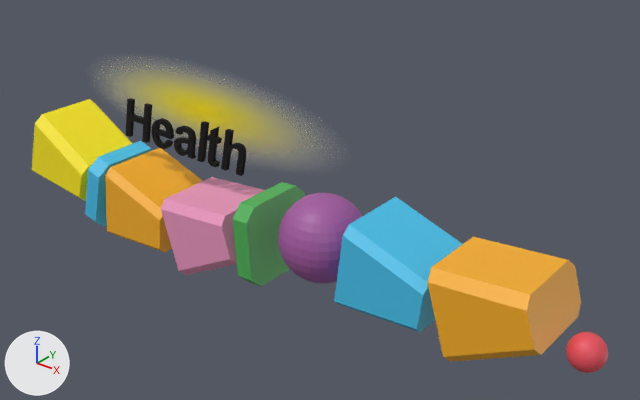
Two versions of the Blender file models/ui/healthbar.blend, one commit apart.
The view is the same before and after, from a 50 mm camera at (2.57, -3.38, 2.44) aimed at (-0.28, 0.19, 0.23). The axes (+X, +Y, +Z) are drawn at lower left. The lights are the same throughout.

Names of what the first picture shows: '1', '1.001', '2', '3', '3.001', '4', '5', '6', '6.001', 'Plane', 'ST2:HealthFrozen.005'.
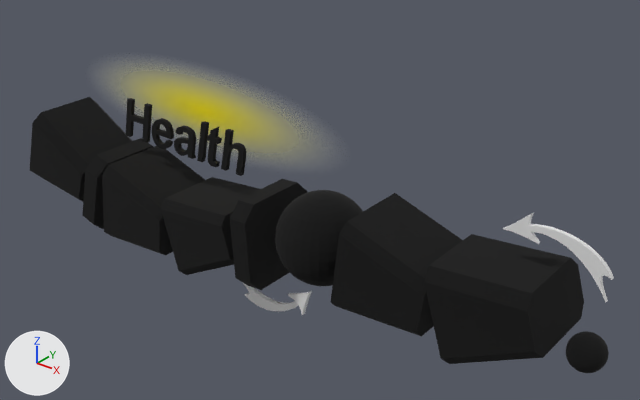
What differs and where, as boxes (x1, y1, x2, y2) in the pictures (640 x 400 px):
'1.001', recoloured, modifiers changed: before (427, 237, 581, 362); after (424, 234, 584, 364)
'3.001', recoloured, modifiers changed: before (334, 197, 462, 332); after (331, 193, 463, 336)
'3', recoloured, modifiers changed (6% wider): before (105, 148, 202, 252); after (102, 146, 205, 255)
'4', recoloured, modifiers changed: before (32, 99, 133, 201); after (30, 97, 132, 202)
'1', recoloured: (161, 177, 265, 275) in both
'6', modifiers changed: before (278, 193, 362, 284); after (275, 190, 363, 286)
'2', recoloured, modifiers changed: before (232, 182, 305, 287); after (230, 179, 307, 290)
'5', recoloured, modifiers changed: before (85, 141, 153, 227); after (82, 138, 153, 229)
'Mesh_0', added: after (503, 213, 614, 303)
'6.001', modifiers changed: before (566, 332, 608, 373); after (566, 331, 609, 373)
'Mesh_0.001', added: after (243, 283, 312, 315)

The change, as a list of edits to the scene's bpy script:
```text
Change me_cube_001:
    where me_cube_001.from_pydata(...)  # 20 vertices, 10 faces, 2 loose edges; spans x -1.0..1.24, y -1.02..1.02, z -1.0..1.24
    add me_cube_001.materials.append(mat_material)  # black #000000
Change me_cube_002:
    where me_cube_002.from_pydata(...)  # 20 vertices, 10 faces, 2 loose edges; spans x -1.0..1.24, y -1.04..1.03, z -1.04..1.24
    add me_cube_002.materials.append(mat_material)  # black #000000
Change me_cube_003:
    where me_cube_003.from_pydata(...)  # 20 vertices, 10 faces, 2 loose edges; spans x -1.0..1.24, y -1.02..1.02, z -1.0..1.24
    add me_cube_003.materials.append(mat_material)  # black #000000
Change me_cube_004:
    where me_cube_004.from_pydata(...)  # 18 vertices, 10 faces, 1 loose edge; spans x -1.0..1.24, y -1.02..1.0, z -1.0..1.24
    add me_cube_004.materials.append(mat_material)  # black #000000
Change me_cube_005:
    where me_cube_005.from_pydata(...)  # 18 vertices, 10 faces, 1 loose edge; spans x -1.0..1.24, y -1.0..1.03, z -1.0..1.24
    add me_cube_005.materials.append(mat_material)  # black #000000
Change me_cube_006:
    where me_cube_006.from_pydata(...)  # 18 vertices, 10 faces, 1 loose edge; spans x -1.0..1.24, y -1.02..1.0, z -1.0..1.24
    add me_cube_006.materials.append(mat_material)  # black #000000
Change me_cube_007:
    where me_cube_007.from_pydata(...)  # 20 vertices, 10 faces, 2 loose edges; spans x -1.0..1.24, y -1.02..1.02, z -1.0..1.24
    add me_cube_007.materials.append(mat_material)  # black #000000
Change ob_6:
    add _m = ob_6.modifiers.new('Solidify', 'SOLIDIFY')
    add _m.thickness = -0.06
    add _m.material_offset = 1
    add _m.use_flip_normals = True
Change ob_1:
    add _m = ob_1.modifiers.new('Solidify', 'SOLIDIFY')
    add _m.thickness = 0.08
    add _m.material_offset = 1
    add _m.use_flip_normals = True
Change ob_2:
    add _m = ob_2.modifiers.new('Solidify', 'SOLIDIFY')
    add _m.thickness = -0.1
    add _m.material_offset = 1
    add _m.use_flip_normals = True
Change ob_3:
    add _m = ob_3.modifiers.new('Solidify', 'SOLIDIFY')
    add _m.thickness = -0.08
    add _m.material_offset = 1
    add _m.use_flip_normals = True
Change ob_4:
    add _m = ob_4.modifiers.new('Solidify', 'SOLIDIFY')
    add _m.thickness = -0.06
    add _m.material_offset = 1
    add _m.use_flip_normals = True
Change ob_5:
    add _m = ob_5.modifiers.new('Solidify', 'SOLIDIFY')
    add _m.thickness = -0.1
    add _m.material_offset = 1
    add _m.use_flip_normals = True
Change ob_6_001:
    add _m = ob_6_001.modifiers.new('Solidify', 'SOLIDIFY')
    add _m.thickness = 0.1
    add _m.offset = -0.713
    add _m.material_offset = 1
    add _m.use_even_offset = True
    add _m.use_flip_normals = True
Change ob_1_001:
    add _m = ob_1_001.modifiers.new('Solidify', 'SOLIDIFY')
    add _m.thickness = -0.06
    add _m.material_offset = 1
    add _m.use_flip_normals = True
Change ob_3_001:
    add _m = ob_3_001.modifiers.new('Solidify', 'SOLIDIFY')
    add _m.thickness = -0.08
    add _m.material_offset = 1
    add _m.use_flip_normals = True
Add ob_mesh_0_001:
    ob_mesh_0_001 = bpy.data.objects.new('Mesh_0.001', me_mesh_0_001)  # 430 vertices, 404 faces; spans x -0.0476..0.0502, y -0.0468..0.0521, z -0.0025..0.0025
    ob_mesh_0_001.location = (-0.479, 0.0, -0.362)
    ob_mesh_0_001.rotation_euler = (-1.571, -2.535, 0.0)  # degrees (-90, -145, 0)
    ob_mesh_0_001.scale = (4.8, 4.8, 4.8)
Add ob_mesh_0:
    ob_mesh_0 = bpy.data.objects.new('Mesh_0', me_mesh_0_001.copy())
    ob_mesh_0.location = (1.248, 0.0, 0.485)
    ob_mesh_0.rotation_euler = (-1.571, 1.138, 0.0)  # degrees (-90, 65, 0)
    ob_mesh_0.scale = (4.6, 4.6, 4.6)
```
